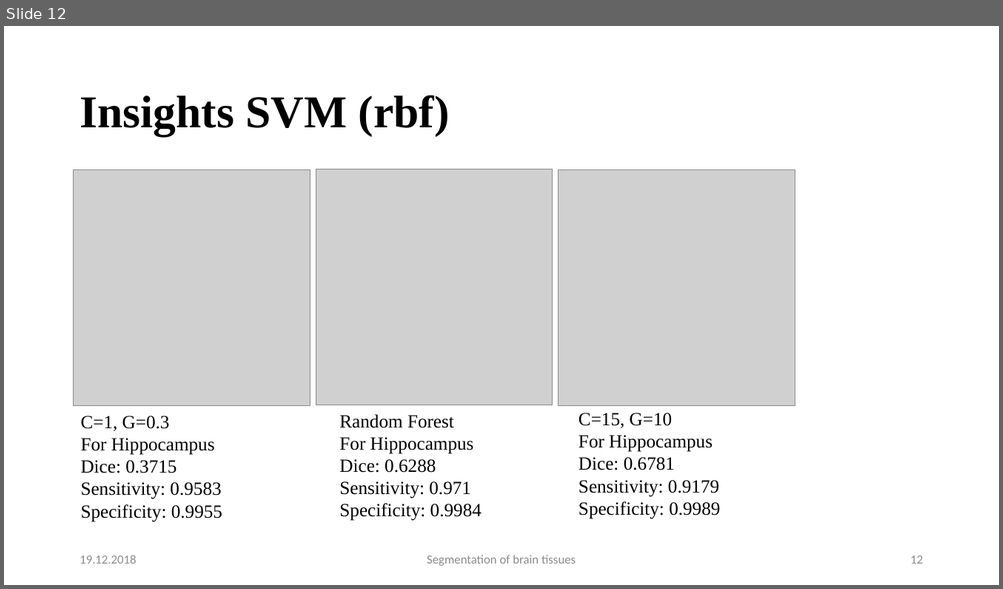
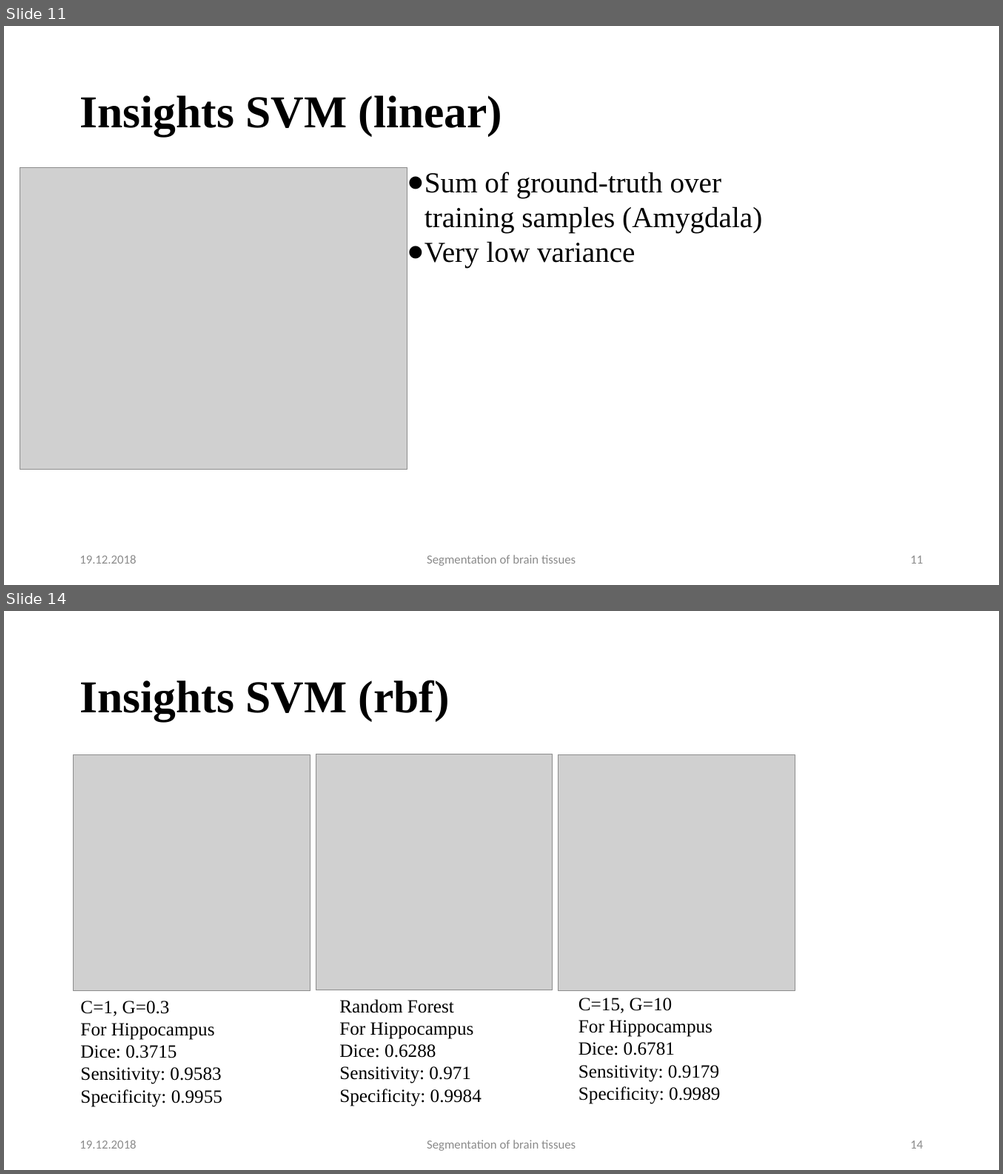
Before and after one commit to mhayoz/MIALab, a slide deck: Final Mialab.pptx. Shown one above the other, each under a label of ours: slide 12 before the commit, slides 11 and 14 after it; the slides between them are not shown. The pictures are 1003x589 and 1003x1174 pixels, drawn with LibreOffice and Linux fonts; fonts in the diff are those of the drawing; grey boxes stand for pictures; background and template pictures are left out. Boxes give left, top, right and bottom in pixels: in the first picture for what was removed or moved away, otherwise in the second. Text is boxed around its words. In the diff, an @@ line names an element or a change of style, - is before the commit and + after.

```diff
--- a/Final Mialab.pptx
+++ b/Final Mialab.pptx
@@ slide 11 added at <box>4,26,999,585</box>, background #FFFFFF @@
@@ text added at <box>79,96,503,136</box>, 44 pt, text #000000, bold @@
+Insights SVM (linear)
@@ picture added at <box>20,168,407,470</box> @@
@@ text added at <box>424,172,762,268</box>, 28 pt, text #000000 @@
+● Sum of ground-truth over training samples (Amygdala)
+● Very low variance
@@ text added at <box>79,555,136,564</box>, 12 pt, text #8B8B8B @@
+19.12.2018
@@ text added at <box>427,555,575,566</box>, 12 pt, text #8B8B8B @@
+Segmentation of brain tissues
@@ page number added at <box>910,556,922,564</box>, 12 pt, text #8B8B8B @@
+11
@@ what was slide 12 is now slide 14 @@
@@ page number at <box>910,1141,922,1149</box>: text changed @@
-12
+14
```
Also in this commit, not shown: 2 slides changed, 1 other slide added, 1 other file.
